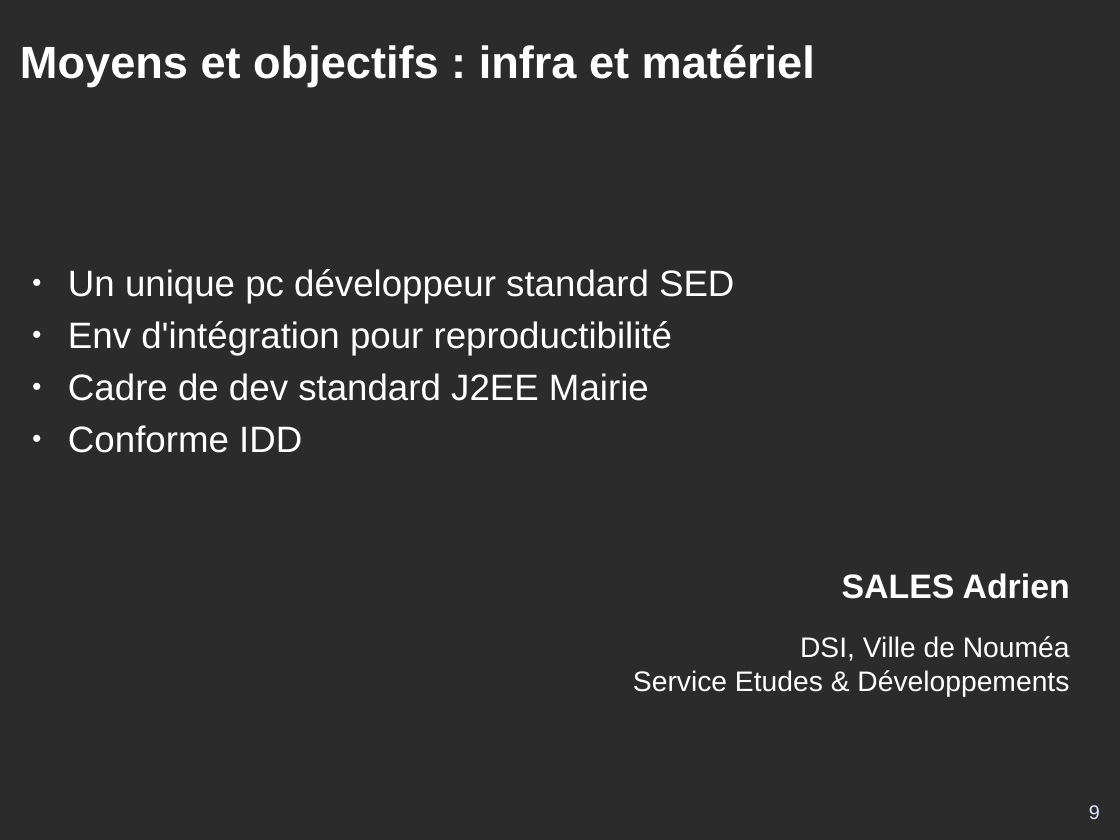
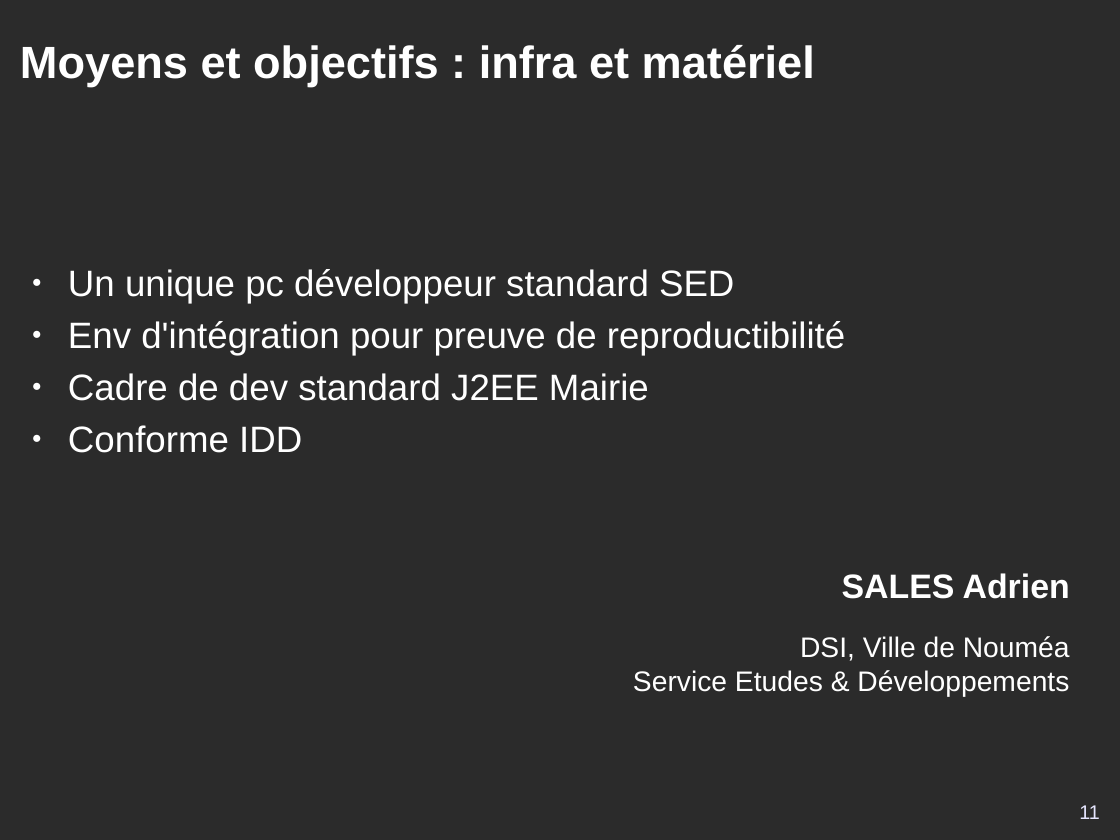
Before and after one commit to DSI-Ville-Noumea/sirh-kiosque-j2ee-old, a slide deck: slide 11 of src/site/resources/Kiosque_RH_J2EE_11021.odp (slide 9 before the commit). Drawn at 1120x840 pixels with LibreOffice and Linux fonts; fonts in the diff are those of the drawing; background and template pictures are left out; a plain dark background stands for a picture behind light text. Boxes give left, top, right and bottom in pixels: in the first picture for what was removed or moved away, otherwise in the second. Text is boxed around its words. In the diff, an @@ line names an element or a change of style, - is before the commit and + after.

```diff
--- a/src/site/resources/Kiosque_RH_J2EE_11021.odp
+++ b/src/site/resources/Kiosque_RH_J2EE_11021.odp
@@ text at (68, 321, 845, 355): text changed @@
-● Env d'intégration pour reproductibilité
+● Env d'intégration pour preuve de reproductibilité
@@ page number at (1079, 805, 1100, 819): text changed @@
-9
+11
```
Also in this commit, not shown: 9 other slides changed, 14 slides added.
